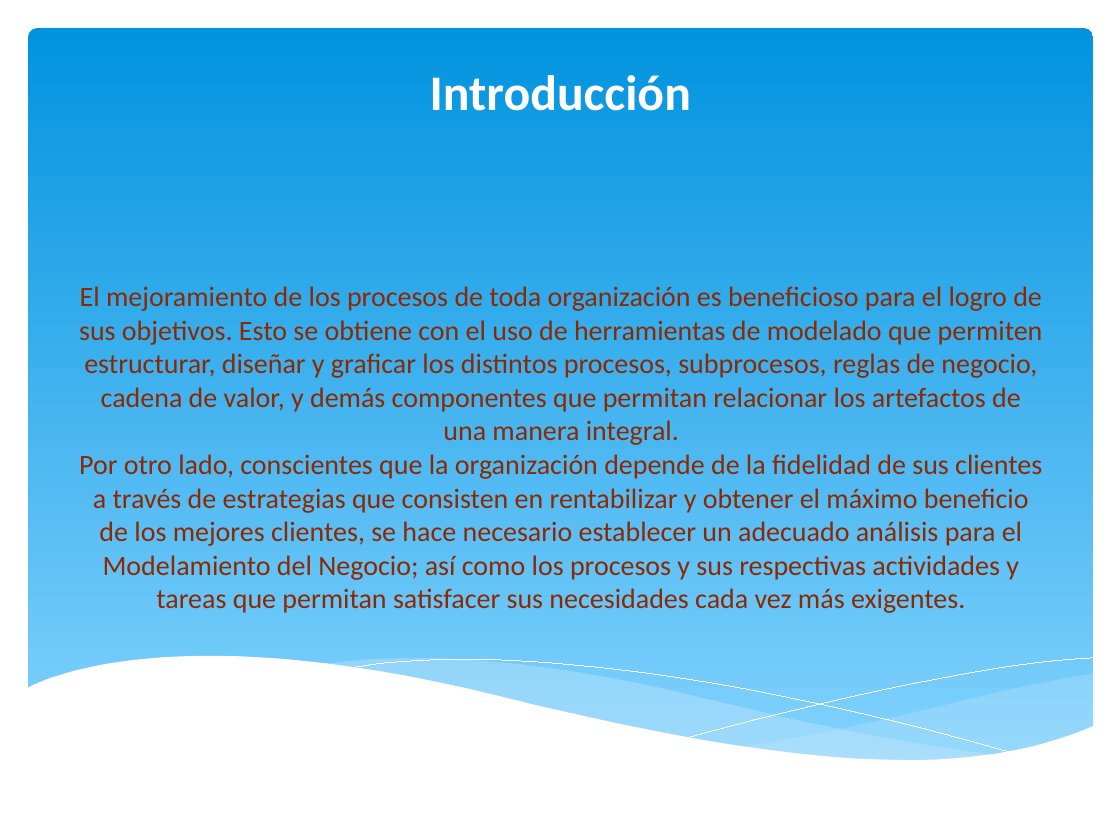
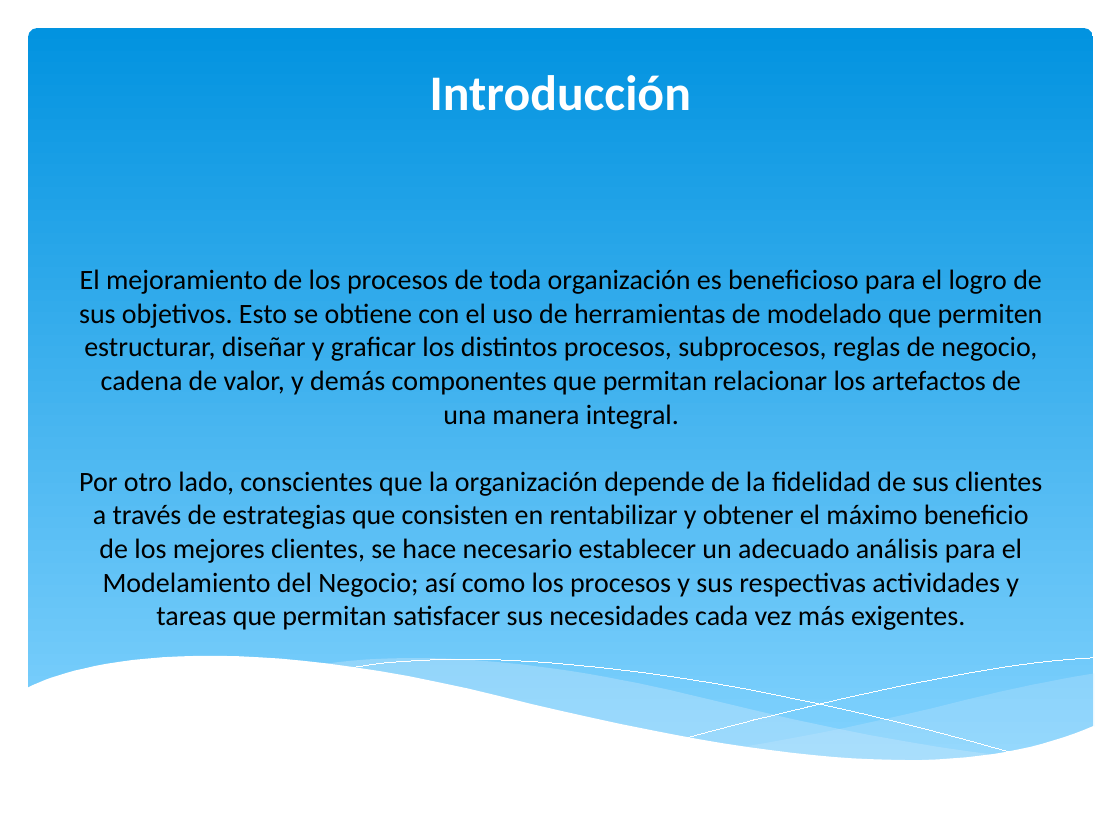
Before and after one commit to orlysemperfi/tp2-contratos-clientes, a slide deck: slide 2 of ITERACION 3/SUB ITERACION 4/PPT SUB-ITERACION 4 v1.1.pptx. Drawn at 1120x840 pixels with LibreOffice and Linux fonts; fonts in the diff are those of the drawing. Boxes give left, top, right and bottom in pixels: in the first picture for what was removed or moved away, otherwise in the second. Text is boxed around its words. In the diff, an @@ line names an element or a change of style, - is before the commit and + after.

```diff
--- a/ITERACION 3/SUB ITERACION 4/PPT SUB-ITERACION 4 v1.1.pptx
+++ b/ITERACION 3/SUB ITERACION 4/PPT SUB-ITERACION 4 v1.1.pptx
@@ text at (79,269,1043,630): text changed; text colour #8C2902 to #000000 @@
-El mejoramiento de los procesos de toda organización es beneficioso para el logro de sus objetivos. Esto se obtiene con el uso de herramientas de modelado que permiten estructurar, diseñar y graficar los distintos procesos, subprocesos, reglas de negocio, cadena de valor, y demás componentes que permitan relacionar los artefactos de una manera integral.
-Por otro lado, conscientes que la organización depende de la fidelidad de sus clientes a través de estrategias que consisten en rentabilizar y obtener el máximo beneficio de los mejores clientes, se hace necesario establecer un adecuado análisis para el Modelamiento del Negocio; así como los procesos y sus respectivas actividades y tareas que permitan satisfacer sus necesidades cada vez más exigentes.
+El mejoramiento de los procesos de toda organización es beneficioso para el logro de sus objetivos. Esto se obtiene con el uso de herramientas de modelado que permiten estructurar, diseñar y graficar los distintos procesos, subprocesos, reglas de negocio, cadena de valor, y demás componentes que permitan relacionar los artefactos de una manera integral.
+Por otro lado, conscientes que la organización depende de la fidelidad de sus clientes a través de estrategias que consisten en rentabilizar y obtener el máximo beneficio de los mejores clientes, se hace necesario establecer un adecuado análisis para el Modelamiento del Negocio; así como los procesos y sus respectivas actividades y tareas que permitan satisfacer sus necesidades cada vez más exigentes.
```
Also in this commit, not shown: 16 other slides changed, 4 slides added, 1 other file.
